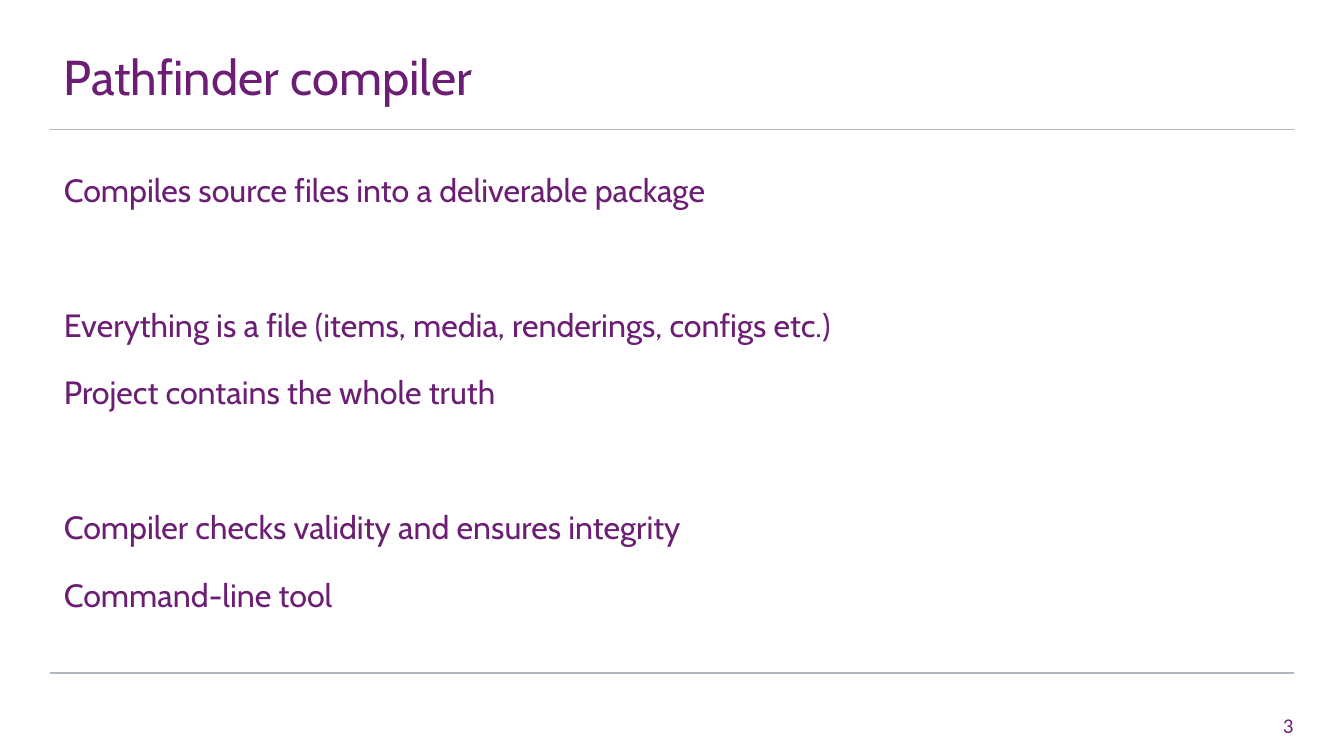
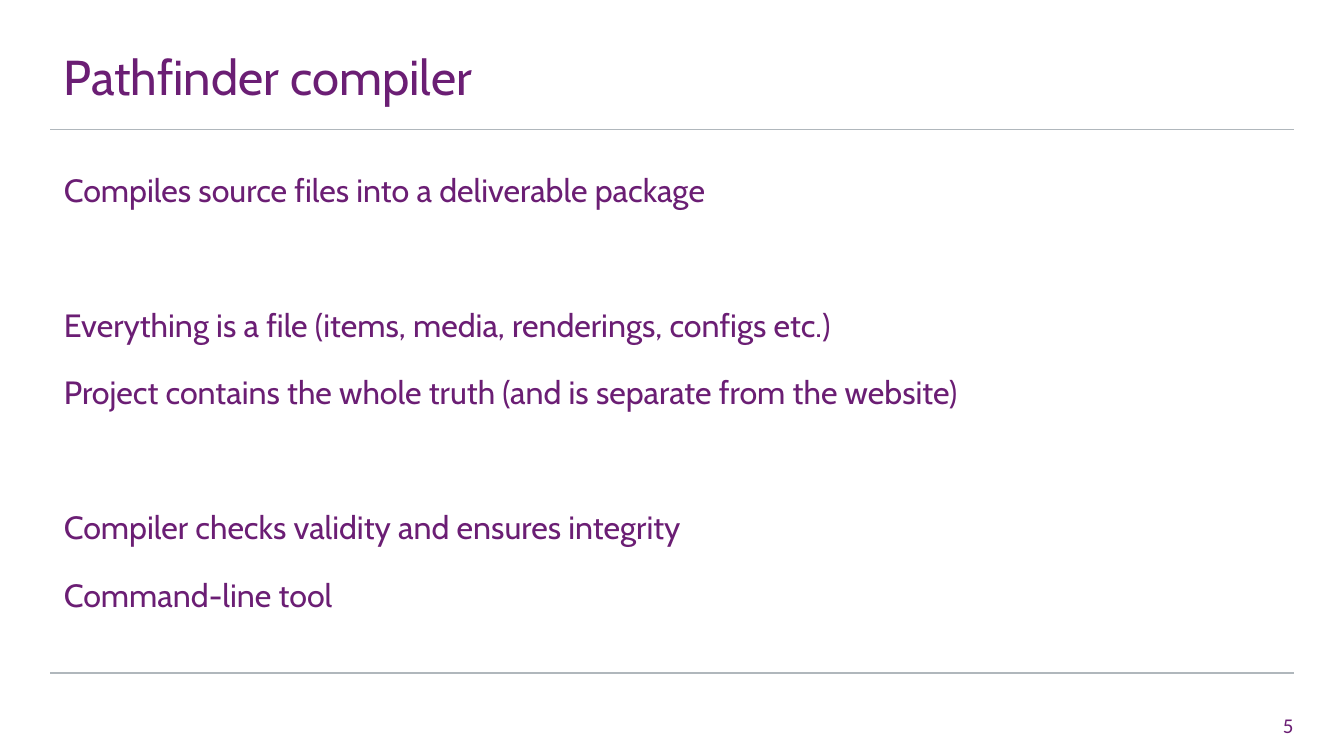
Before and after one commit to Sitecore/Sitecore.Pathfinder, a slide deck: slide 5 of .docs/Sitecore Pathfinder Presentation.pptx (slide 3 before the commit). Drawn at 1344x756 pixels with LibreOffice and Linux fonts; fonts in the diff are those of the drawing; background and template pictures are left out. Boxes give left, top, right and bottom in pixels: in the first picture for what was removed or moved away, otherwise in the second. Text is boxed around its words. In the diff, an @@ line names an element or a change of style, - is before the commit and + after.

```diff
--- a/.docs/Sitecore Pathfinder Presentation.pptx
+++ b/.docs/Sitecore Pathfinder Presentation.pptx
@@ text at [64, 380, 958, 412]: text changed @@
-Project contains the whole truth
+Project contains the whole truth (and is separate from the website)
@@ page number at [1283, 719, 1294, 733]: text changed @@
-3
+5
```
Also in this commit, not shown: 1 other slide changed, 3 slides added, 26 other files.
